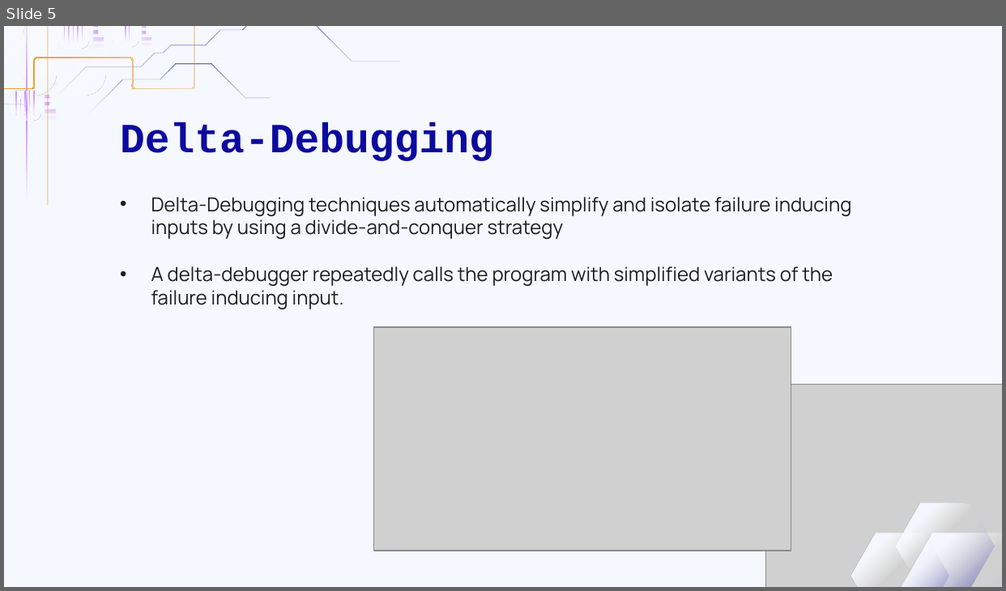
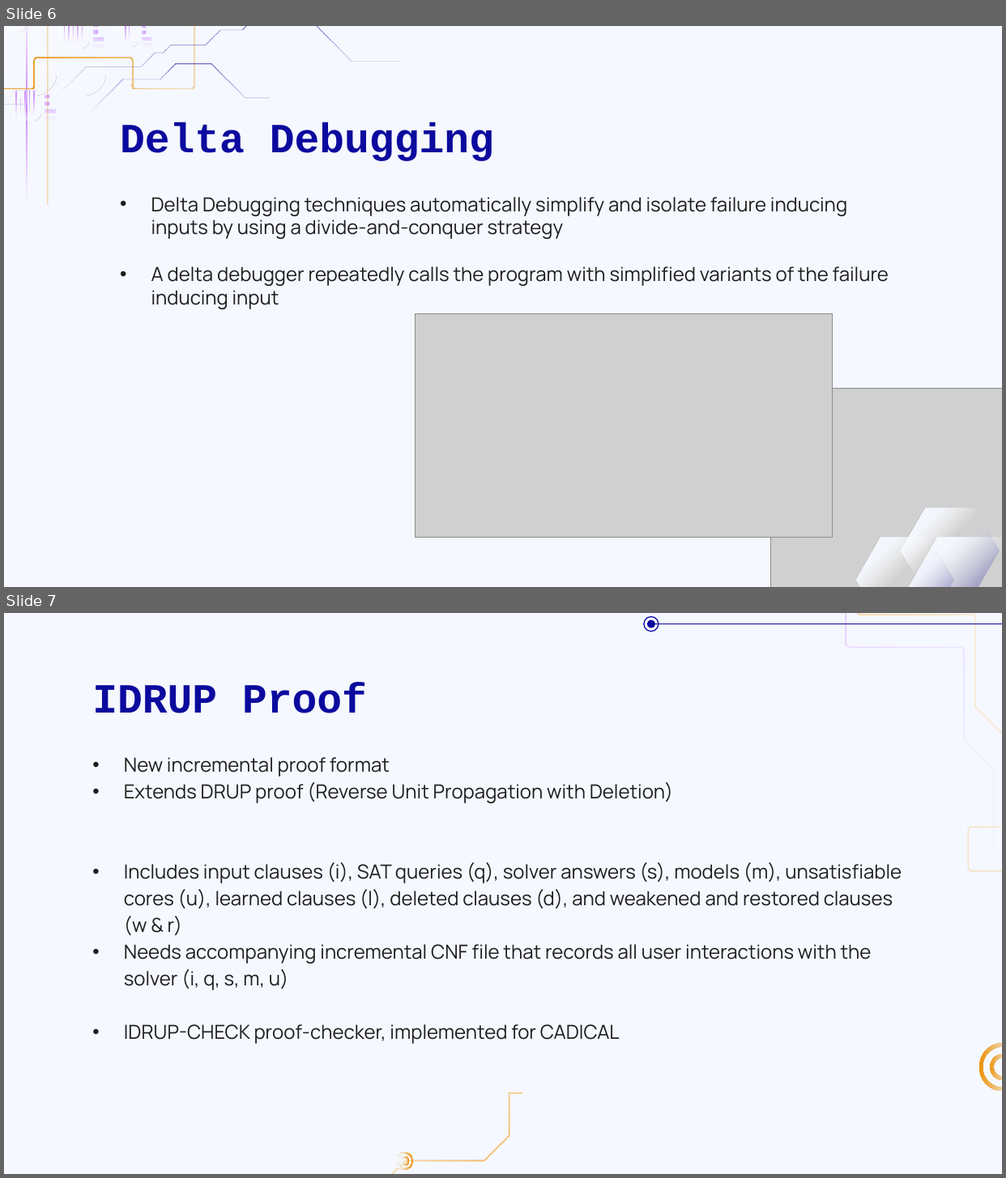
Before and after one commit to Irisi99/SAT4J-API-Fuzzing, a slide deck: Slides.pptx. Shown one above the other, each under a label of ours: slide 5 before the commit, slides 6 and 7 after it. The pictures are 1006x591 and 1006x1178 pixels, drawn with LibreOffice and Linux fonts; fonts in the diff are those of the drawing; grey boxes stand for pictures; background and template pictures are left out. Boxes give left, top, right and bottom in pixels: in the first picture for what was removed or moved away, otherwise in the second. Text is boxed around its words. In the diff, an @@ line names an element or a change of style, - is before the commit and + after.

```diff
--- a/Slides.pptx
+++ b/Slides.pptx
@@ slide 7 added at [4, 613, 1002, 1174], background #F5F8FF @@
@@ group added at [603, 613, 1002, 943]: 2 freeform shapes, 2 ellipses, 1 line @@
@@ title added at [92, 683, 367, 713], 30 pt, text #0C0A9E, bold @@
+IDRUP Proof
@@ subtitle added at [124, 757, 901, 1044], 14 pt, text #1D1D1D @@
+• New incremental proof format
+• Extends DRUP proof (Reverse Unit Propagation with Deletion)
+• Includes input clauses (i), SAT queries (q), solver answers (s), models (m), unsatisfiable cores (u), learned clauses (l), deleted clauses (d), and weakened and restored clauses (w & r)
+• Needs accompanying incremental CNF file that records all user interactions with the solver (i, q, s, m, u)
+• IDRUP-CHECK proof-checker, implemented for CADICAL
@@ freeform shape added at [979, 1043, 1002, 1091], fill gradient #EB9109 to #F5F8FF @@
@@ freeform shape added at [989, 1054, 1002, 1080], fill gradient #EB9109 to #F5F8FF @@
@@ freeform shape added at [212, 1093, 522, 1174], fill gradient #EB9109 to #FF9900 to #FFFFFF @@
@@ freeform shape added at [395, 1153, 413, 1171], fill gradient #EB9109 to #F5F8FF @@
@@ freeform shape added at [399, 1157, 410, 1167], fill gradient #EB9109 to #F5F8FF @@
@@ what was slide 5 is now slide 6 @@
@@ slide 6 changed as well @@
@@ title at [120, 122, 494, 161]: text changed @@
-Delta-Debugging
+Delta Debugging
@@ subtitle at [151, 197, 889, 310]: text changed @@
-• Delta-Debugging techniques automatically simplify and isolate failure inducing inputs by using a divide-and-conquer strategy
-• A delta-debugger repeatedly calls the program with simplified variants of the failure inducing input.
+• Delta Debugging techniques automatically simplify and isolate failure inducing inputs by using a divide-and-conquer strategy
+• A delta debugger repeatedly calls the program with simplified variants of the failure inducing input
@@ picture: place and size @@
-picture at [374, 327, 791, 551]
+picture at [415, 314, 833, 538]
@@ 3 freeform shapes, 1 picture: place and size @@
-3 freeform shapes, 1 picture at [765, 384, 1002, 587]
+3 freeform shapes, 1 picture at [770, 389, 1002, 587]
```
Also in this commit, not shown: 15 other slides changed, 13 other slides added, 5 slides removed.
